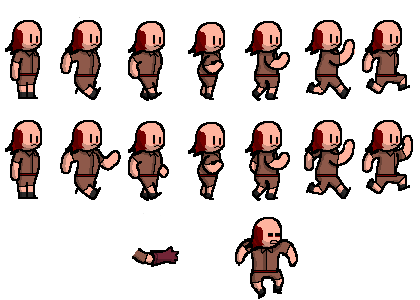
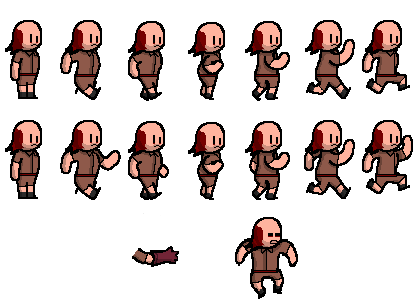
Before/after of a 420 × 300 layered artwork. What changed in the layer stack:
painted on "outline" over bbox(146, 200, 260, 201)
painted on "coloring" over bbox(102, 49, 392, 188)
